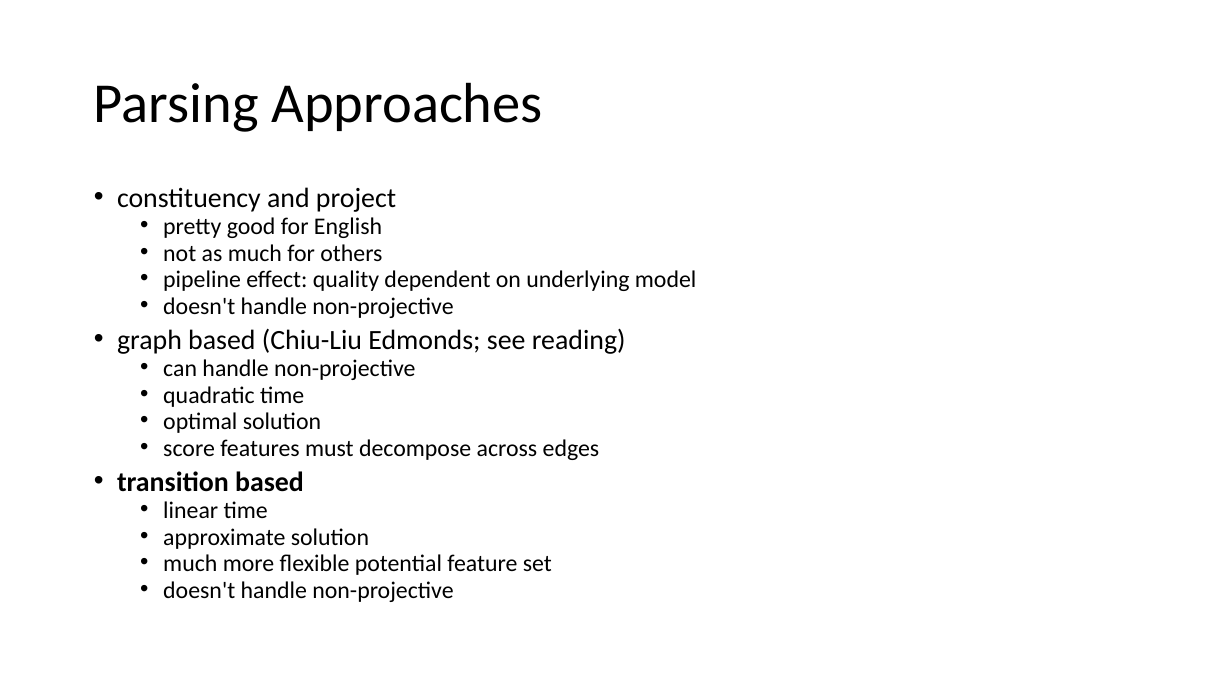
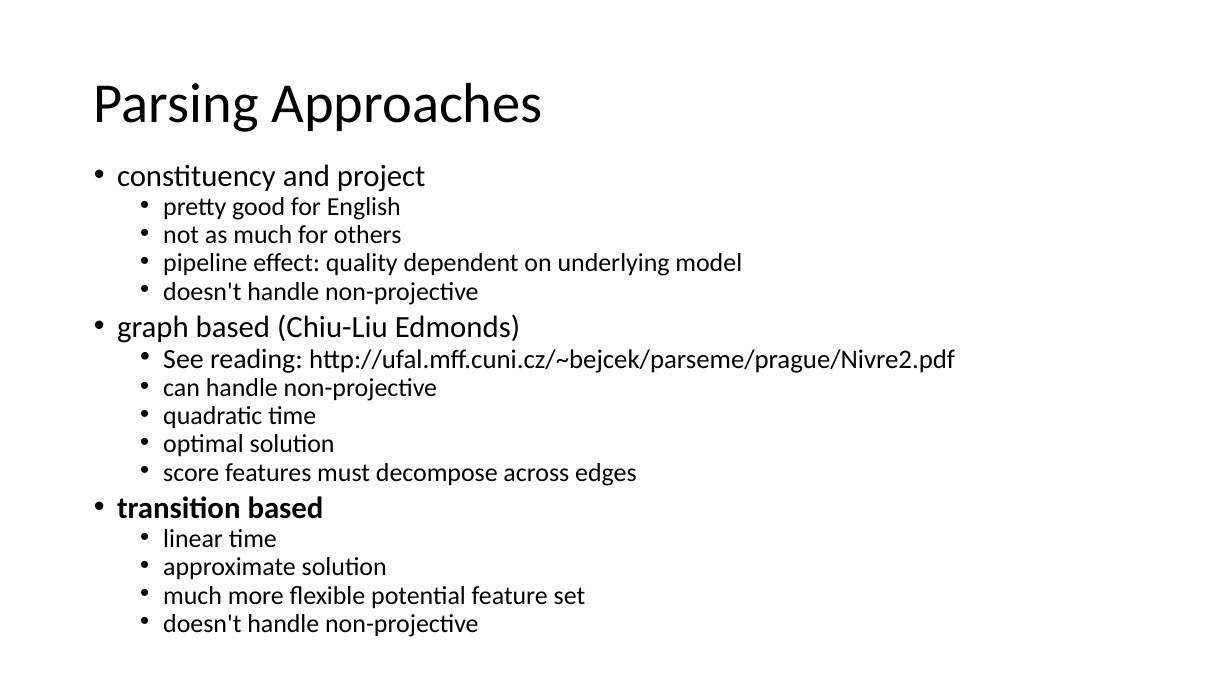
Before and after one commit to isi-nlp/csci_544_fa_18_slides, a slide deck: slide 18 of dep_parsing_0919.pptx. Drawn at 1232x693 pixels with LibreOffice and Linux fonts; fonts in the diff are those of the drawing. Boxes give left, top, right and bottom in pixels: in the first picture for what was removed or moved away, otherwise in the second. Text is boxed around its words. In the diff, an @@ line names an element or a change of style, - is before the commit and + after.

Commit message:
update dependency parsing slides.

```diff
--- a/dep_parsing_0919.pptx
+++ b/dep_parsing_0919.pptx
@@ text "constituency and project": place and size @@
-text "constituency and project" at (117,187,696,602)
+text "constituency and project" at (117,164,955,637)
@@ text at (117,164,742,637): size 21.7 to 24 pt in "constituency and project", "transition based"; size 18.6 to 20.1 pt in "pretty good for English", "not as much for others", "pipeline effect: quality dependent on underlying model", "doesn't handle non-projective" and 8 more places @@
@@ text at (117,314,955,373): text changed; size 21.7 to 20.9 pt @@
-• graph based (Chiu-Liu Edmonds; see reading)
+• graph based (Chiu-Liu Edmonds)
+  • See reading: http://ufal.mff.cuni.cz/~bejcek/parseme/prague/Nivre2.pdf
```
Also in this commit, not shown: 25 other slides changed.
